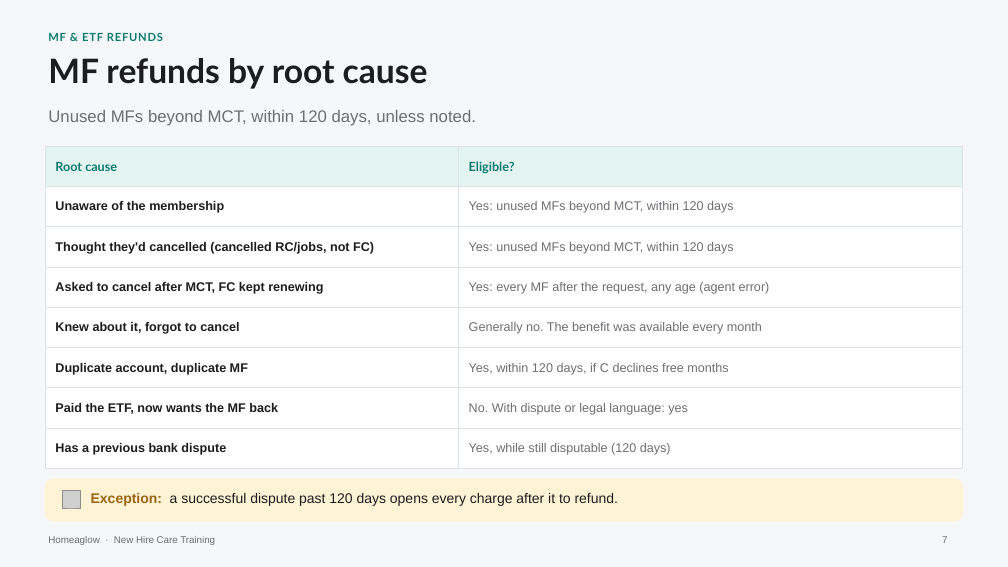
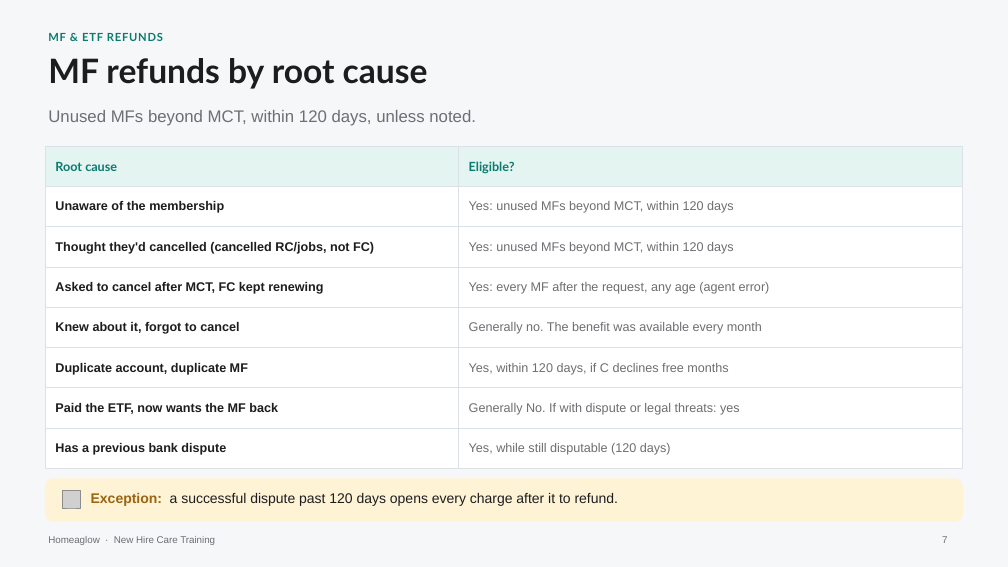
Before and after one commit to anjulimichelle/training, a slide deck: slide 7 of refunds-abuse-duplicates-bulk/refunds-abuse-duplicates-bulk.pptx. Drawn at 1008x567 pixels with LibreOffice and Linux fonts; fonts in the diff are those of the drawing; grey boxes stand for pictures. Boxes give left, top, right and bottom in pixels: in the first picture for what was removed or moved away, otherwise in the second. Text is boxed around its words. In the diff, an @@ line names an element or a change of style, - is before the commit and + after.

```diff
--- a/refunds-abuse-duplicates-bulk/refunds-abuse-duplicates-bulk.pptx
+++ b/refunds-abuse-duplicates-bulk/refunds-abuse-duplicates-bulk.pptx
@@ table at <box>45,146,963,477</box> @@
-row 7, column 2: No. With dispute or legal language: yes
+row 7, column 2: Generally No. If with dispute or legal threats: yes
```
Also in this commit, not shown: 2 other slides changed, 1 slide added, 1 slide removed, 1 other file.
